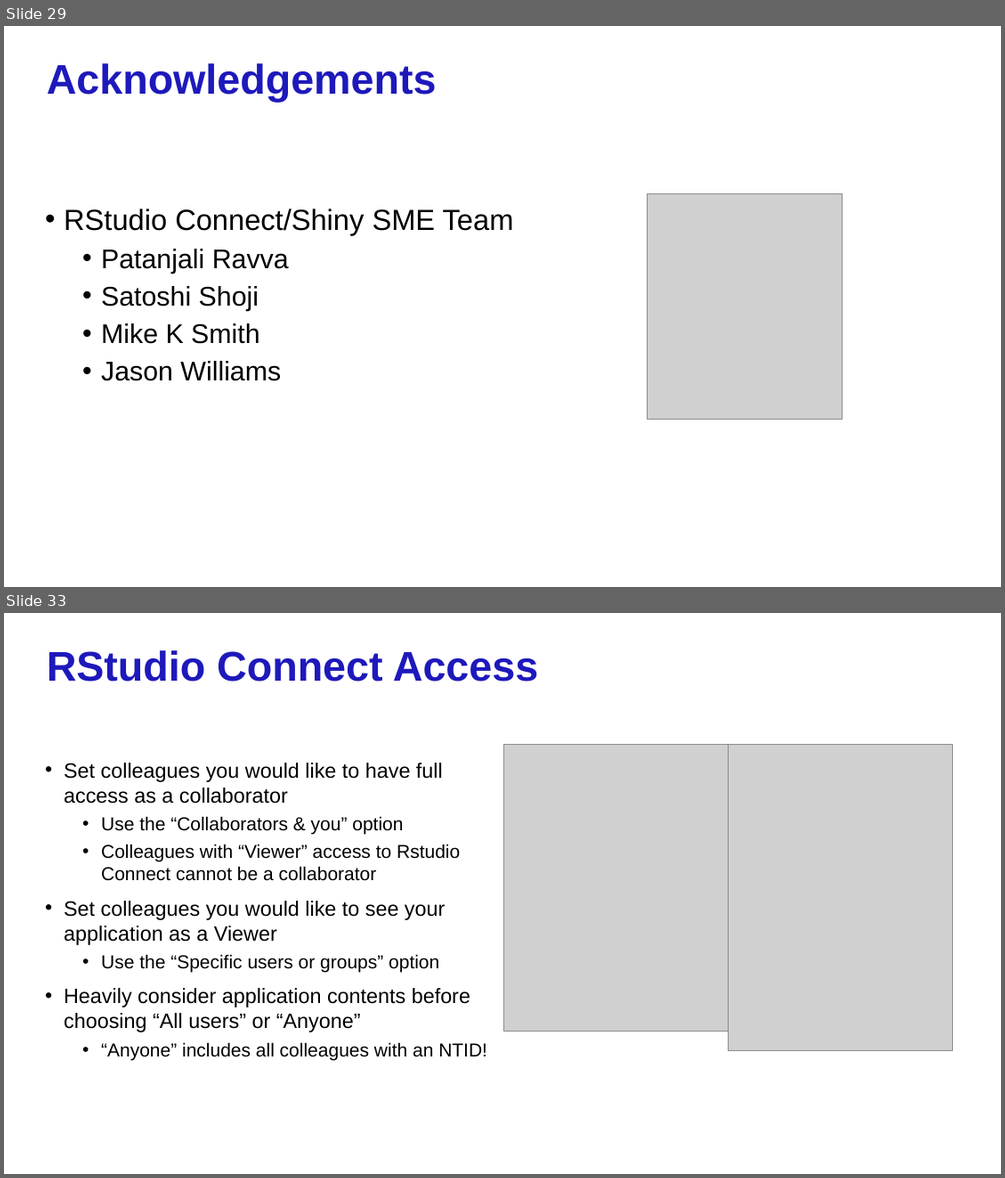
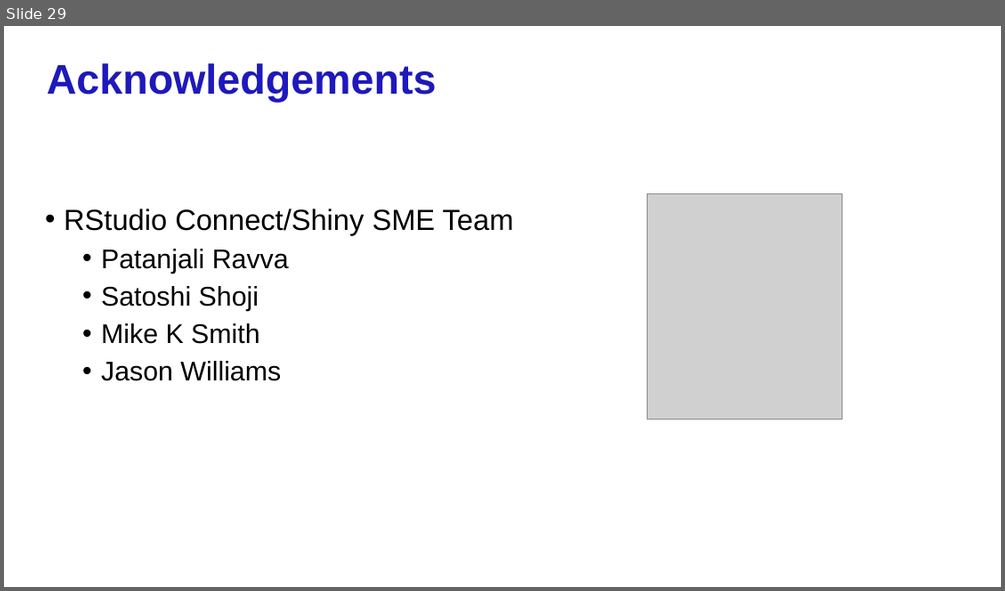
Before and after one commit to jhhughes256/pfe_shiny_intro, a slide deck: shiny_intro_slides_part2.pptx. Shown one above the other, each under a label of ours: slides 29 and 33 before the commit, slide 29 after it; the slides between them are not shown. The pictures are 1005x1178 and 1005x591 pixels, drawn with LibreOffice and Linux fonts; fonts in the diff are those of the drawing; grey boxes stand for pictures; background and template pictures are left out. Boxes give left, top, right and bottom in pixels: in the first picture for what was removed or moved away, otherwise in the second. Text is boxed around its words. In the diff, an @@ line names an element or a change of style, - is before the commit and + after.

```diff
--- a/shiny_intro_slides_part2.pptx
+++ b/shiny_intro_slides_part2.pptx
@@ slide 33 removed at (4,613,1001,1174), background #FFFFFF @@
@@ title removed at (47,650,538,682) @@
-RStudio Connect Access
@@ picture removed at (503,744,728,1030) @@
@@ picture removed at (728,744,952,1051) @@
@@ text removed at (64,763,487,1060) @@
-• Set colleagues you would like to have full access as a collaborator
-  • Use the “Collaborators & you” option
-  • Colleagues with “Viewer” access to Rstudio Connect cannot be a collaborator
-• Set colleagues you would like to see your application as a Viewer
-  • Use the “Specific users or groups” option
-• Heavily consider application contents before choosing “All users” or “Anyone”
-  • “Anyone” includes all colleagues with an NTID!
@@ page number removed at (745,1132,970,1162) @@
-33
```
Also in this commit, not shown: 2 slides changed, 3 other slides removed, 1 other file.
